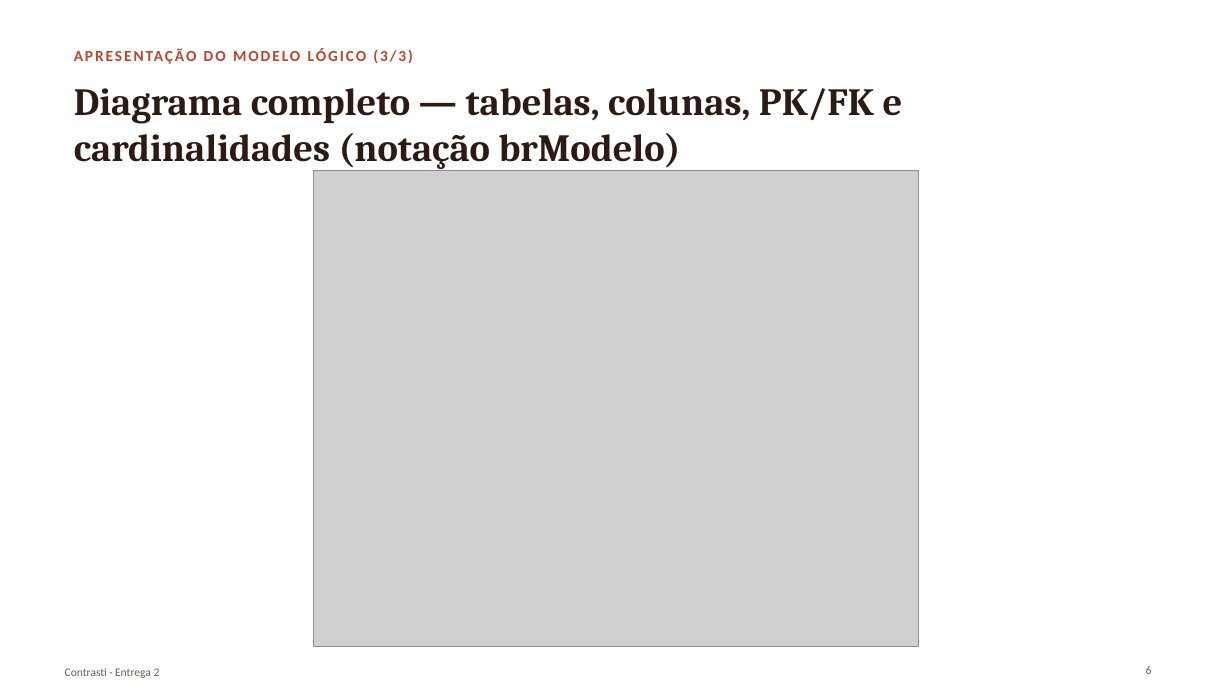
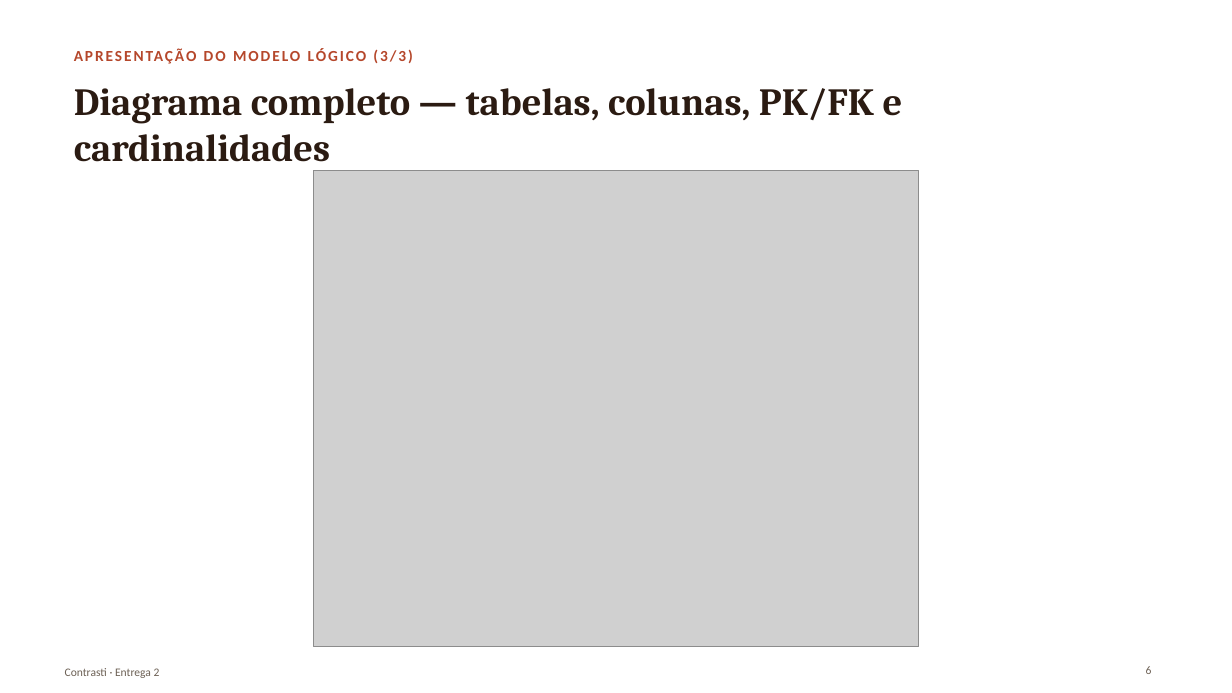
Before and after one commit to matheusmontagner8/Modelagem-de-Dados, a slide deck: slide 6 of Entrega2/apresentacao.pptx. Drawn at 1232x693 pixels with LibreOffice and Linux fonts; fonts in the diff are those of the drawing; grey boxes stand for pictures. Boxes give left, top, right and bottom in pixels: in the first picture for what was removed or moved away, otherwise in the second. Text is boxed around its words. In the diff, an @@ line names an element or a change of style, - is before the commit and + after.

```diff
--- a/Entrega2/apresentacao.pptx
+++ b/Entrega2/apresentacao.pptx
@@ title at <box>74,88,903,162</box>: text changed @@
-Diagrama completo — tabelas, colunas, PK/FK e cardinalidades (notação brModelo)
+Diagrama completo — tabelas, colunas, PK/FK e cardinalidades
```
